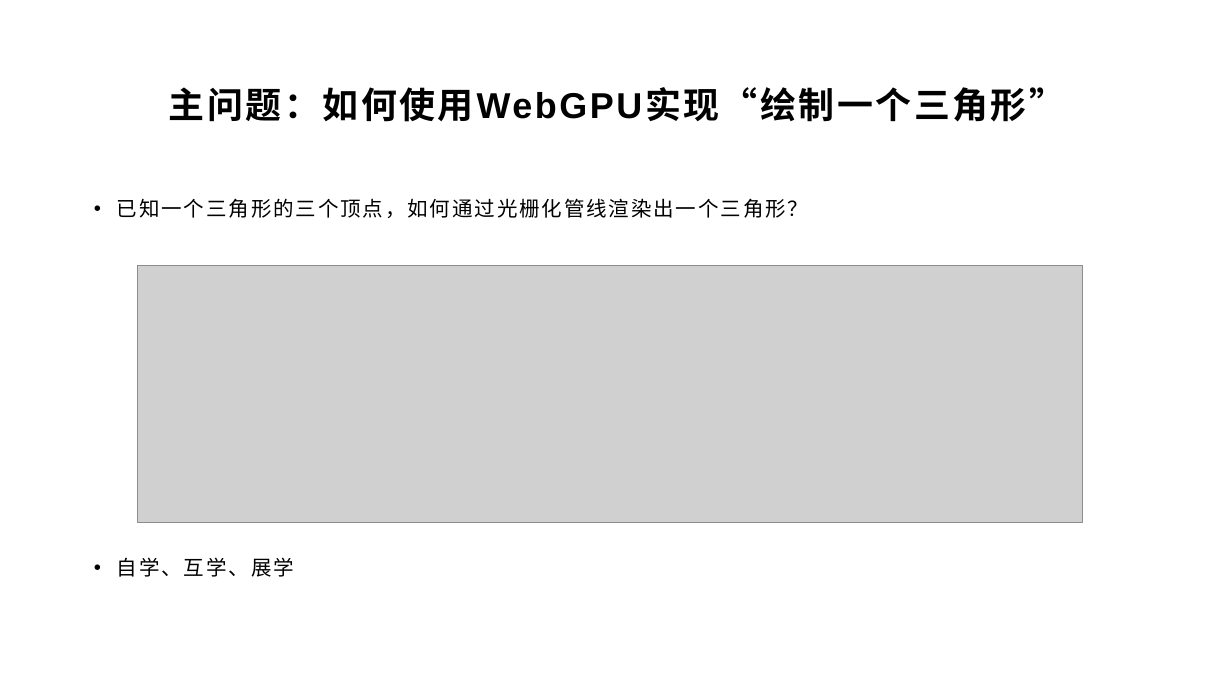
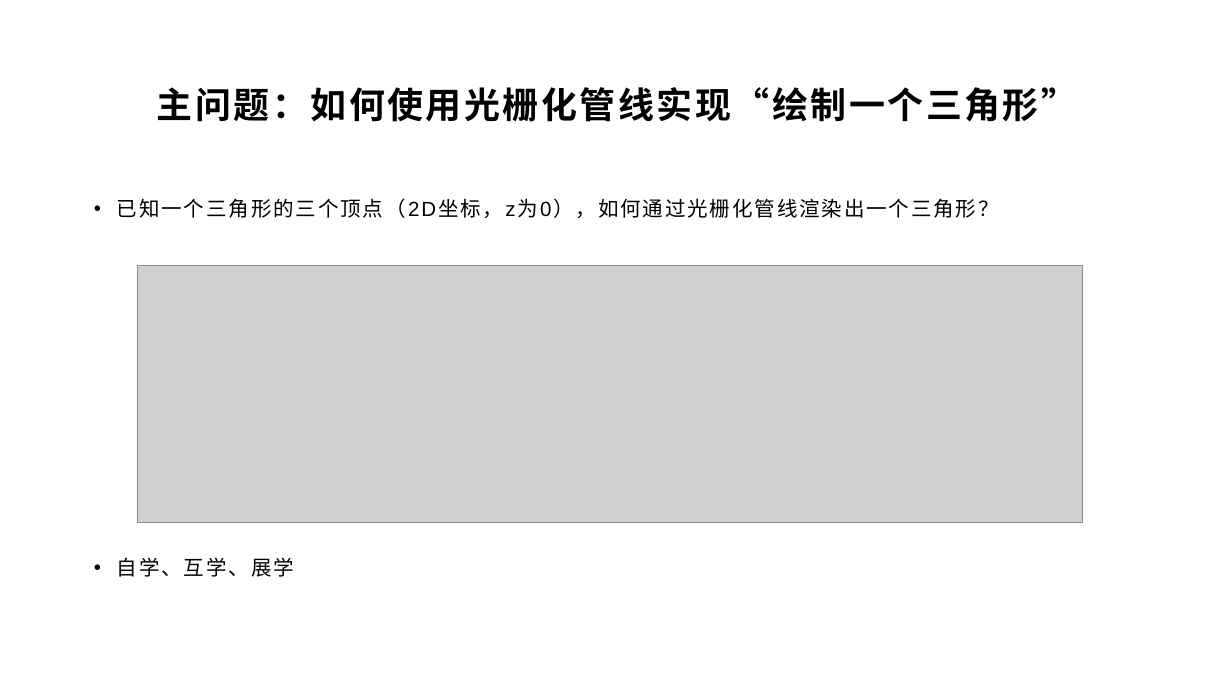
Before and after one commit to yyc-git/PotorealisticRenderEdu-3, a slide deck: slide 26 of lessons/2_triangle/ppt/第二节课.pptx (slide 24 before the commit). Drawn at 1232x693 pixels with LibreOffice and Linux fonts; fonts in the diff are those of the drawing; grey boxes stand for pictures; background and template pictures are left out. Boxes give left, top, right and bottom in pixels: in the first picture for what was removed or moved away, otherwise in the second. Text is boxed around its words. In the diff, an @@ line names an element or a change of style, - is before the commit and + after.

```diff
--- a/lessons/2_triangle/ppt/第二节课.pptx
+++ b/lessons/2_triangle/ppt/第二节课.pptx
@@ title at bbox=[157, 87, 1077, 122]: text changed @@
-主问题：如何使用WebGPU实现“绘制一个三角形”
+主问题：如何使用光栅化管线实现“绘制一个三角形”
@@ text at bbox=[117, 198, 999, 218]: text changed @@
-• 已知一个三角形的三个顶点，如何通过光栅化管线渲染出一个三角形？
+• 已知一个三角形的三个顶点（2D坐标，z为0），如何通过光栅化管线渲染出一个三角形？
```
Also in this commit, not shown: 6 other slides changed, 4 slides added, 1 slide removed, 4 other files.
